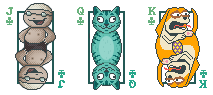
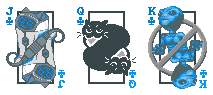
Two versions of the same layered image (213 x 95). Layer-by-layer changes:
added group "Vanilla" (1st of 5, in "Overlays") with 5 layers in group "Overlays" over (6, 4, 207, 88)
added group "High Contrast" (1st of 13, in "Overlays" › "Vanilla") with 4 layers in group "Vanilla" over (6, 4, 207, 88)
added group "CSAU" with 4 layers in group "Overlays" over (6, 4, 207, 88)
hid group "The Pets" (10 layers) over (6, 3, 207, 90)
painted on "Layer 30", masked it over (88, 6, 135, 90)
painted on "Layer 21" over (17, 11, 54, 84)
showed group "The Voices" (20 layers) over (6, 3, 207, 90)
added group "High Contrast" (7th of 13, in "Varg" › "The Voices") with 8 layers in group "The Voices" over (15, 6, 203, 89)
added layer "Gradient Fill 1" in group "High Contrast" over (15, 12, 56, 83)
added layer "Layer 42" in group "High Contrast" over (163, 9, 192, 86)
added layer "Layer 41" in group "High Contrast" over (152, 7, 203, 88)
added layer "Layer 40" in group "High Contrast" over (152, 6, 203, 89)
painted on "gatito" over (77, 7, 136, 88)
painted on "wqhj4edu" over (6, 7, 65, 88)
hid "Dark Green Rectangle" over (17, 11, 196, 84)
added group "High Contrast Suits" with 4 layers above "CSAU Suits" over (6, 4, 207, 90)
added layer "collab_DBD_2" in group "High Contrast Suits" over (6, 4, 207, 90)
renamed "Group 2" to "CSAU Suits", hid the group it (4 layers) over (6, 4, 207, 90)
hid "c_collab_VS" over (6, 5, 207, 90)
